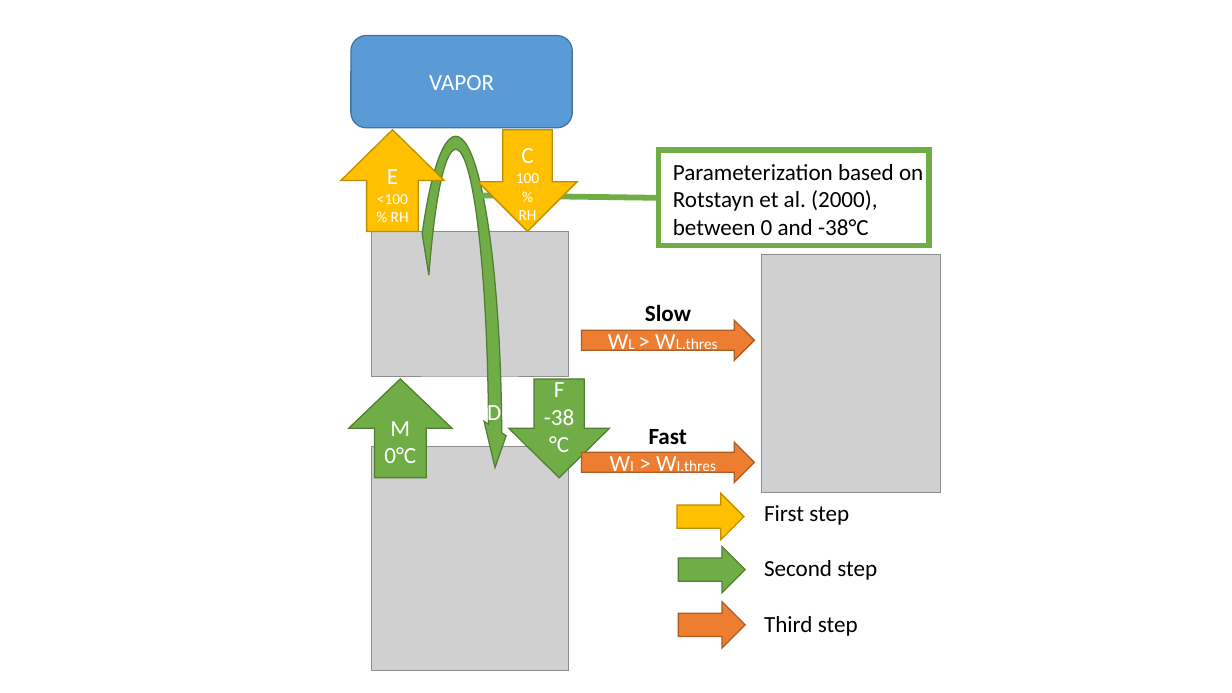
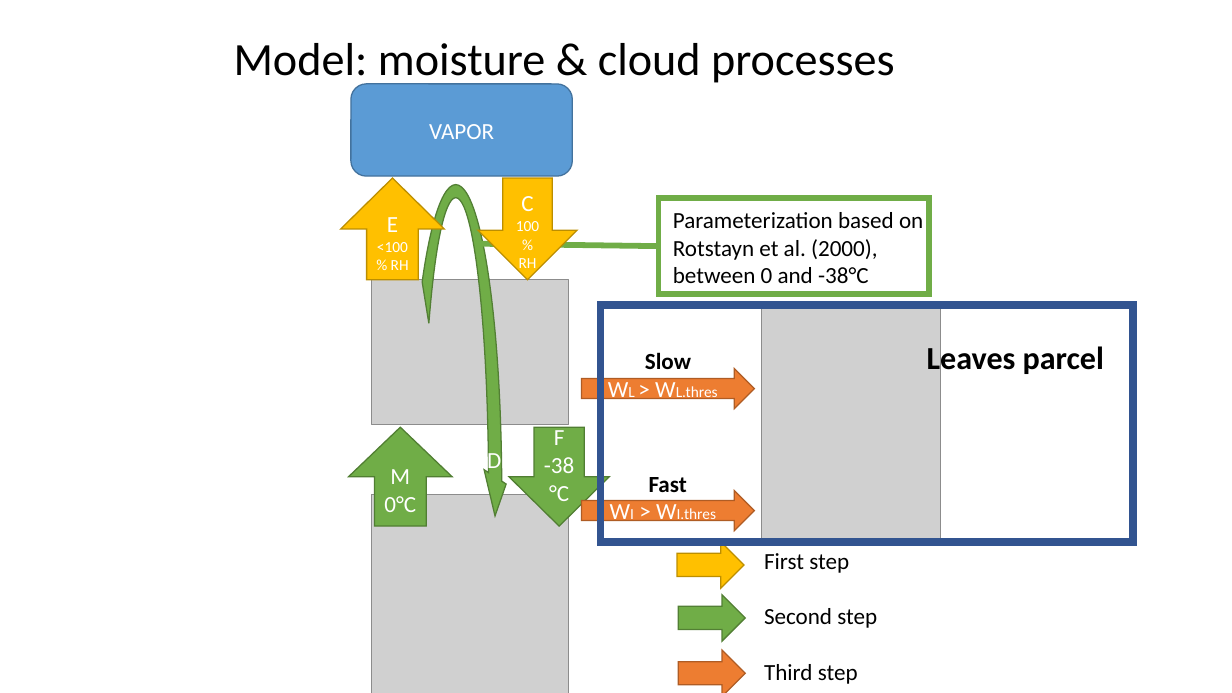
Before and after one commit to meteoNL/CloudParcelModel_SOACproject, a slide deck: slide 4 of model_representation.pptx (slide 1 before the commit). Drawn at 1232x693 pixels with LibreOffice and Linux fonts; fonts in the diff are those of the drawing; grey boxes stand for pictures. Boxes give left, top, right and bottom in pixels: in the first picture for what was removed or moved away, otherwise in the second. Text is boxed around its words. In the diff, an @@ line names an element or a change of style, - is before the commit and + after.

Commit message:
Cloud: parcel? Model? presentation version 1

```diff
--- a/model_representation.pptx
+++ b/model_representation.pptx
@@ text added at (234,43,895,86), 36 pt, text #000000 @@
+Model: moisture & cloud processes
@@ 5 texts, 5 right arrows, 3 pictures, 2 up arrows, 2 down arrows, 1 rounded rectangle, 1 circular arrow, 1 rectangle, 1 line: place and size @@
-5 texts, 5 right arrows, 3 pictures, 2 up arrows, 2 down arrows, 1 rounded rectangle, 1 circular arrow, 1 rectangle, 1 line at (341,36,940,693)
+5 texts, 5 right arrows, 3 pictures, 2 up arrows, 2 down arrows, 1 rounded rectangle, 1 circular arrow, 1 rectangle, 1 line at (341,84,940,693)
@@ rectangle added at (601,305,1134,542), outline #325491 6 pt @@
@@ text added at (927,342,1104,377), 25 pt, text #000000, bold @@
+Leaves parcel
```
Also in this commit, not shown: 1 other slide changed, 19 slides added.
